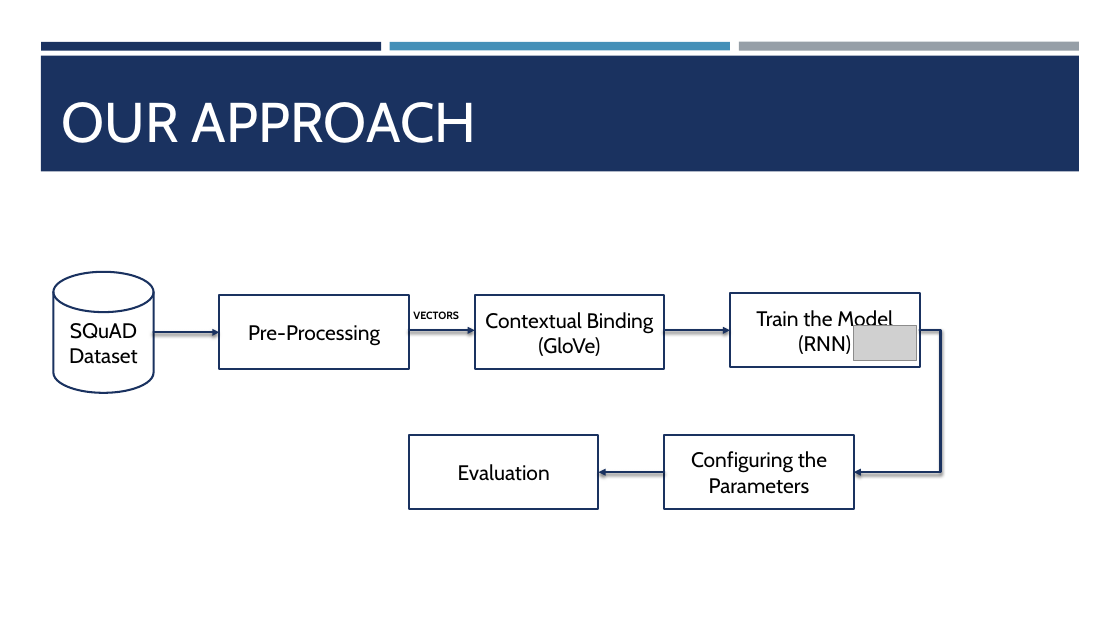
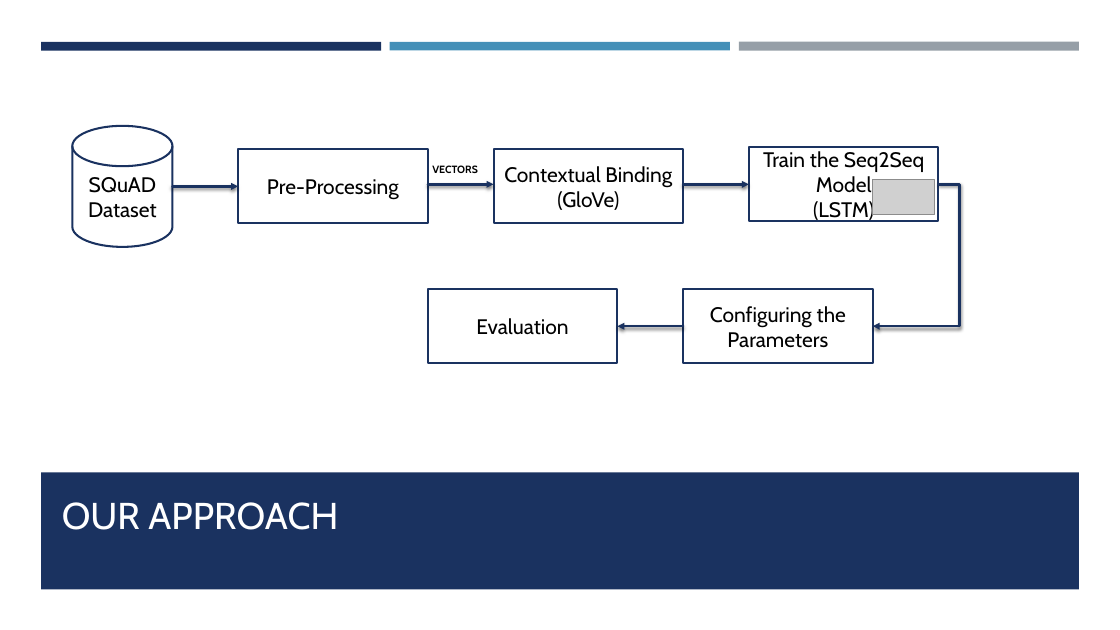
Before and after one commit to nameinmaking/Archie-A-Natural-Language-Question-Answering-Software, a slide deck: slide 4 of Archie - Project Presentaion.pptx (slide 3 before the commit). Drawn at 1120x630 pixels with LibreOffice and Linux fonts; fonts in the diff are those of the drawing; grey boxes stand for pictures. Boxes give left, top, right and bottom in pixels: in the first picture for what was removed or moved away, otherwise in the second. Text is boxed around its words. In the diff, an @@ line names an element or a change of style, - is before the commit and + after.

Commit message:
Final Presentation

```diff
--- a/Archie - Project Presentaion.pptx
+++ b/Archie - Project Presentaion.pptx
@@ text in rectangle at bbox=[763, 151, 924, 222]: text changed @@
-Train the Model
-(RNN)
+Train the Seq2Seq Model
+(LSTM)
@@ arrow moved from (665, 472) - (598, 472) to (172, 187) - (239, 187) @@
@@ 5 rectangles, 1 picture, 1 text, 1 cylinder, 1 elbow arrow, 1 arrow: place and size @@
-5 rectangles, 1 picture, 1 text, 1 cylinder, 1 elbow arrow, 1 arrow at bbox=[54, 272, 941, 509]
+5 rectangles, 1 picture, 1 text, 1 cylinder, 1 elbow arrow, 1 arrow at bbox=[72, 126, 960, 363]
@@ arrow moved from (154, 333) - (219, 333) to (683, 184) - (749, 184) @@
@@ arrow moved from (665, 330) - (730, 330) to (683, 326) - (618, 326) @@
@@ rectangle: place and size @@
-rectangle at bbox=[41, 55, 1080, 171]
+rectangle at bbox=[41, 472, 1080, 589]
@@ title "OUR APPROACH": place and size @@
-title "OUR APPROACH" at bbox=[62, 102, 477, 143]
+title "OUR APPROACH" at bbox=[62, 502, 338, 530]
@@ title "OUR APPROACH" at bbox=[62, 502, 338, 530]: size 48 to 32 pt; vertical alignment bottom to middle @@
```
Also in this commit, not shown: 2 other slides changed, 8 slides added, 2 slides removed, 36 other files.
